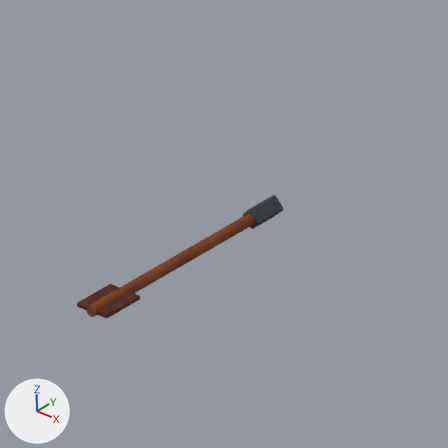
What one commit did to the Blender file source-assets/blender/AuxiliasCrossbowAssets.blend.
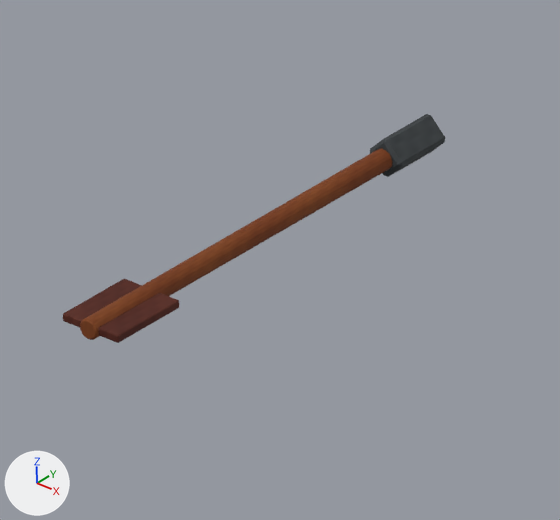
Each version is shown from the file's camera 'AssetCamera', then close up on the part from 10% to 77% of the width and 30% to 92% of the height. The axes (+X, +Y, +Z) are drawn at lower left. The lights are the same throughout. The older version's two pictures come first. The same objects are shown in both versions, whatever each file hides.

The scene before the commit, as lines of its bpy script (objects in view):
```python
me_auxiliacrossbowboltmesh = bpy.data.meshes.new('AuxiliaCrossbowBoltMesh')
me_auxiliacrossbowboltmesh.from_pydata(...)  # 196 vertices, 376 faces; spans x -0.025..0.025, y -0.16..0.201, z -0.014..0.014
me_auxiliacrossbowboltmesh.materials.append(mat_aged_oak)  # picture img_auxiliaimprovisedcrossbow
ob_auxiliacrossbowbolt = bpy.data.objects.new('AuxiliaCrossbowBolt', me_auxiliacrossbowboltmesh)
ob_auxiliacrossbowbolt.location = (0.0, 0.0, 0.0)
```
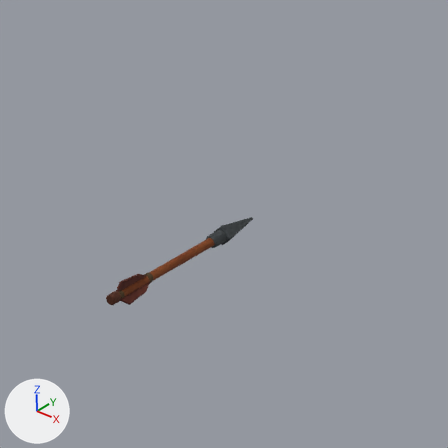
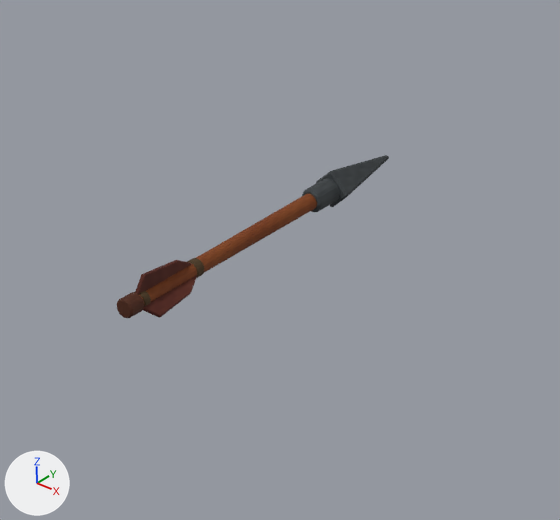
Location of each change, (x1, y1, x2, y2) in pixels of the close-ups (560 x 520 px; the box of a moved part takes in the faces that stretch with it):
'AuxiliaCrossbowBolt', reshaped (29% narrower, 29% shorter): before (63, 114, 445, 343); after (117, 155, 389, 318)
part 1 of me_auxiliacrossbowboltmesh, moved or reshaped: before (80, 149, 392, 340); after (139, 194, 317, 301)
part 2 of me_auxiliacrossbowboltmesh, added (brown): after (117, 292, 144, 318)
part 3 of me_auxiliacrossbowboltmesh, added: after (140, 291, 151, 306)
part 4 of me_auxiliacrossbowboltmesh, added: after (187, 258, 204, 278)
part 5 of me_auxiliacrossbowboltmesh, added: after (302, 178, 340, 212)
part 6 of me_auxiliacrossbowboltmesh, added (brown): after (135, 260, 192, 294)
part 7 of me_auxiliacrossbowboltmesh, added (brown): after (143, 275, 197, 318)
part 8 of me_auxiliacrossbowboltmesh, added: after (316, 155, 389, 207)
part 9 of me_auxiliacrossbowboltmesh, deleted: before (370, 114, 445, 177)
part 10 of me_auxiliacrossbowboltmesh, deleted (brown): before (63, 279, 179, 343)

Edits to the bpy script that builds the scene:
```text
Change me_auxiliacrossbowboltmesh:
    used by ob_auxiliacrossbowbolt; location = (0.0, 0.0, 0.0)
    remove me_auxiliacrossbowboltmesh.from_pydata(...)  # 196 vertices, 376 faces; spans x -0.025..0.025, y -0.16..0.201, z -0.014..0.014
    add me_auxiliacrossbowboltmesh.from_pydata(...)  # 448 vertices, 860 faces; spans x -0.016..0.016, y -0.122..0.155, z -0.014..0.018
    me_auxiliacrossbowboltmesh part 1: the loose piece of 60 vertices spanning x -0.008..0.008, y -0.16..0.16, z -0.008..0.008 is scaled about its middle by (0.75, 0.656, 0.75), then moved by (0.0, -0.01, 0.0)
    me_auxiliacrossbowboltmesh part 2: the loose piece of 60 vertices spanning x -0.008..0.008, y -0.16..0.16, z -0.008..0.008 is copied, and the copy is scaled about its middle by (0.937, 0.039, 0.937), then moved by (0.0, -0.115, 0.0); it spans x -0.007..0.007, y -0.122..-0.108, z -0.007..0.007
    me_auxiliacrossbowboltmesh part 3: the loose piece of 60 vertices spanning x -0.008..0.008, y -0.16..0.16, z -0.008..0.008 is copied, and the copy is scaled about its middle by (0.85, 0.0174, 0.85), then moved by (0.0, -0.104, 0.0); it spans x -0.006..0.006, y -0.108..-0.101, z -0.006..0.006
    me_auxiliacrossbowboltmesh part 4: the loose piece of 60 vertices spanning x -0.008..0.008, y -0.16..0.16, z -0.008..0.008 is copied, and the copy is scaled about its middle by (0.85, 0.0206, 0.85), then moved by (0.0, -0.048, 0.0); it spans x -0.006..0.006, y -0.052..-0.044, z -0.006..0.006
    me_auxiliacrossbowboltmesh part 5: a new loose piece of 48 vertices spanning x -0.008..0.008, y 0.074..0.102, z -0.008..0.008, in mat_aged_oak (picture img_auxiliaimprovisedcrossbow)
    me_auxiliacrossbowboltmesh part 6: a new loose piece of 48 vertices spanning x -0.002..0.002, y -0.11..-0.05, z 0.005..0.018, in mat_aged_oak (picture img_auxiliaimprovisedcrossbow)
    me_auxiliacrossbowboltmesh part 7: a new loose piece of 48 vertices spanning x 0.004..0.016, y -0.11..-0.05, z -0.01..-0.001, in mat_aged_oak (picture img_auxiliaimprovisedcrossbow)
    me_auxiliacrossbowboltmesh part 8: a new loose piece of 16 vertices spanning x -0.014..0.014, y 0.095..0.155, z -0.014..0.014, in mat_aged_oak (picture img_auxiliaimprovisedcrossbow)
    me_auxiliacrossbowboltmesh part 9: the loose piece of 24 vertices spanning x -0.014..0.014, y 0.151..0.201, z -0.014..0.014 is deleted
    me_auxiliacrossbowboltmesh part 10
    112 vertices are removed from x -0.025..0.025, y -0.157..-0.092, z -0.003..0.003
    216 faces are deleted
    other edits to the shape of me_auxiliacrossbowboltmesh do not show in these pictures
```
